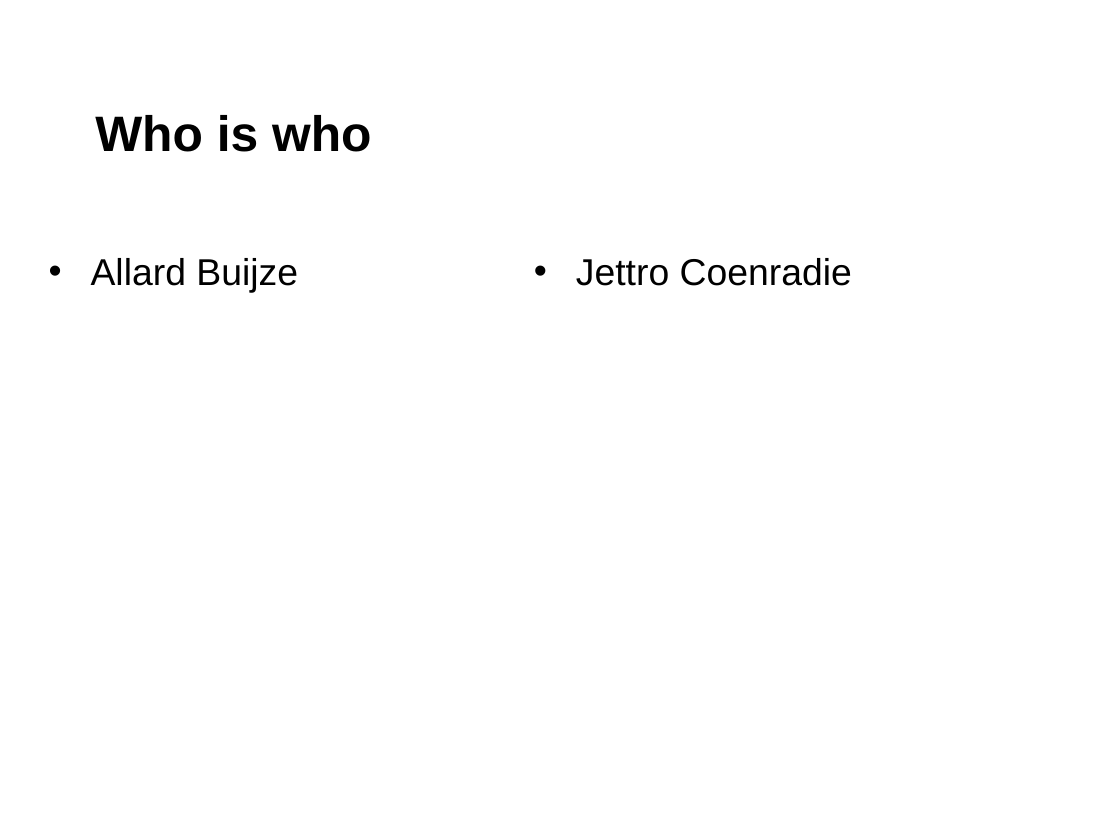
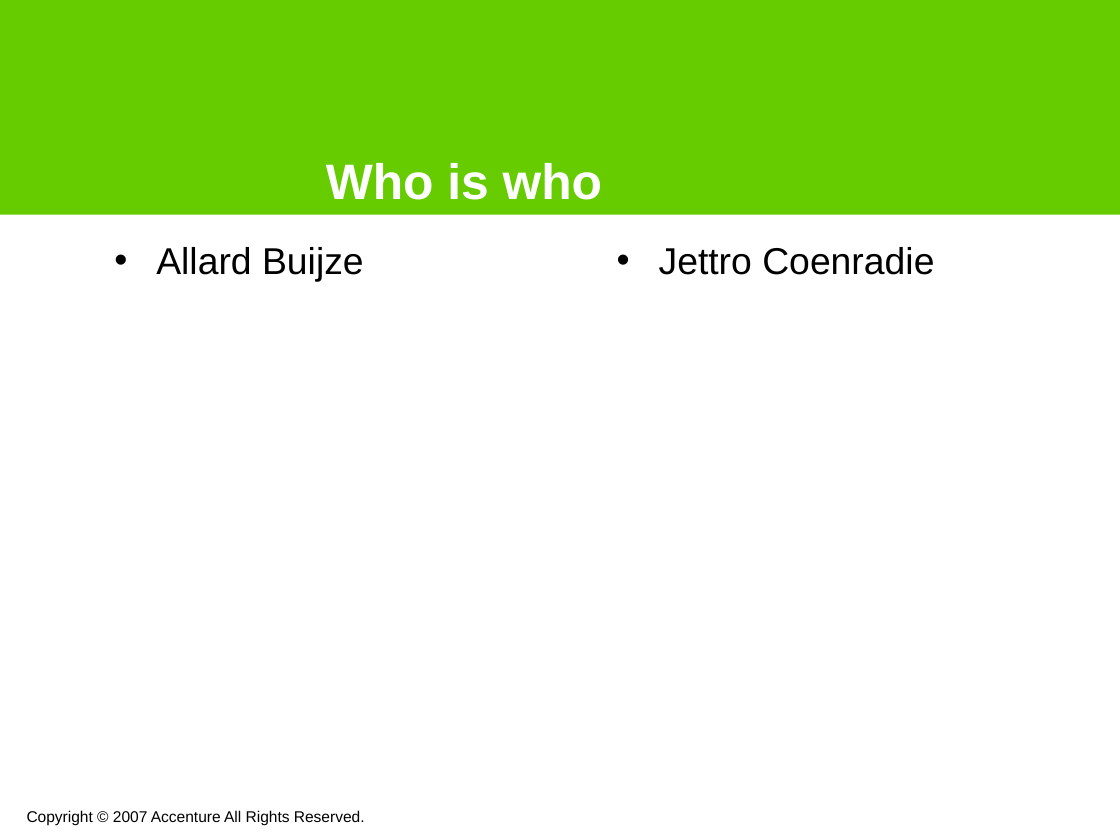
Before and after one commit to noushadali/osgi-samples, a slide deck: slide 2 of congress-registration/documentation/Webservice versioning using osgi.ppt. Drawn at 1120x840 pixels with LibreOffice and Linux fonts; fonts in the diff are those of the drawing; background and template pictures are left out. Boxes give left, top, right and bottom in pixels: in the first picture for what was removed or moved away, otherwise in the second. Text is boxed around its words. In the diff, an @@ line names an element or a change of style, - is before the commit and + after.

```diff
--- a/congress-registration/documentation/Webservice versioning using osgi.ppt
+++ b/congress-registration/documentation/Webservice versioning using osgi.ppt
@@ rectangle added at (0,0,1120,215), fill #66CC00 @@
@@ title "Who is who": place and size @@
-title "Who is who" at (95,115,372,152)
+title "Who is who" at (326,163,603,200)
@@ title "Who is who" at (326,163,603,200): text colour #000000 to #FFFFFF @@
@@ text "Allard Buijze": place and size @@
-text "Allard Buijze" at (91,258,298,293)
+text "Allard Buijze" at (156,247,364,282)
@@ text "Jettro Coenradie": place and size @@
-text "Jettro Coenradie" at (576,258,852,286)
+text "Jettro Coenradie" at (659,247,934,275)
@@ text added at (27,810,365,825), 10 pt, text #000000 @@
+Copyright © 2007 Accenture All Rights Reserved.
```
Also in this commit, not shown: 13 other slides changed, 2 slides added, 1 slide removed.
